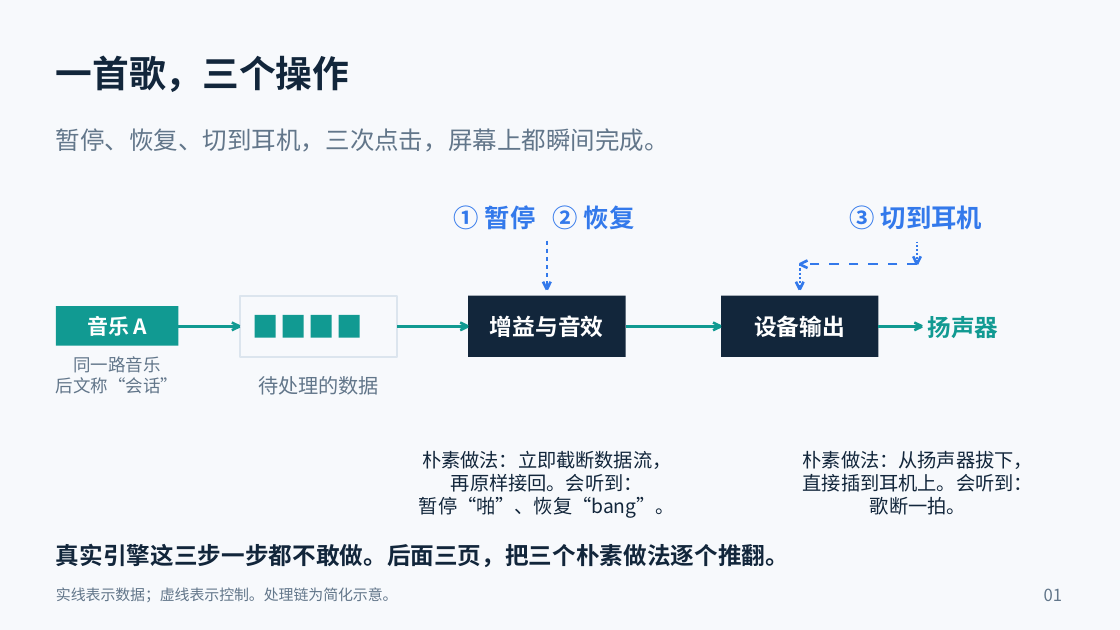
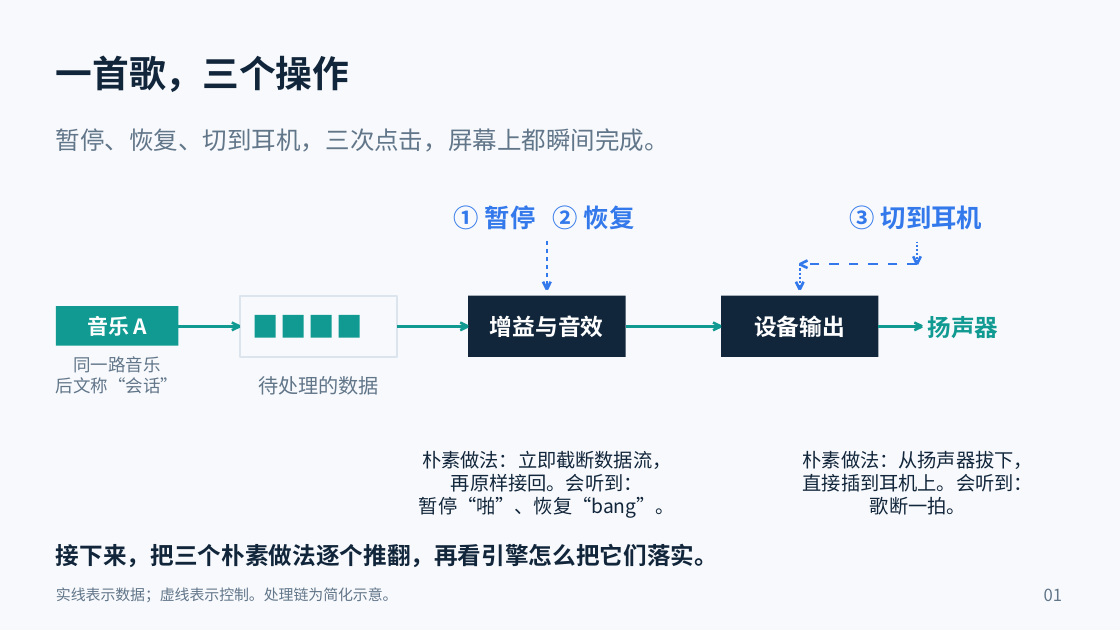
Before and after one commit to c8x1/preeaudio_share, a slide deck: slide 1 of audio_scenario/一首歌三个操作_场景演示稿.pptx. Drawn at 1120x630 pixels with LibreOffice and Linux fonts; fonts in the diff are those of the drawing. Boxes give left, top, right and bottom in pixels: in the first picture for what was removed or moved away, otherwise in the second. Text is boxed around its words. In the diff, an @@ line names an element or a change of style, - is before the commit and + after.

```diff
--- a/audio_scenario/一首歌三个操作_场景演示稿.pptx
+++ b/audio_scenario/一首歌三个操作_场景演示稿.pptx
@@ text at (x1=56, y1=544, x2=718, y2=567): text changed @@
-真实引擎这三步一步都不敢做。后面三页，把三个朴素做法逐个推翻。
+接下来，把三个朴素做法逐个推翻，再看引擎怎么把它们落实。
```
Also in this commit, not shown: 1 other slide changed, 2 slides added, 23 other files.
